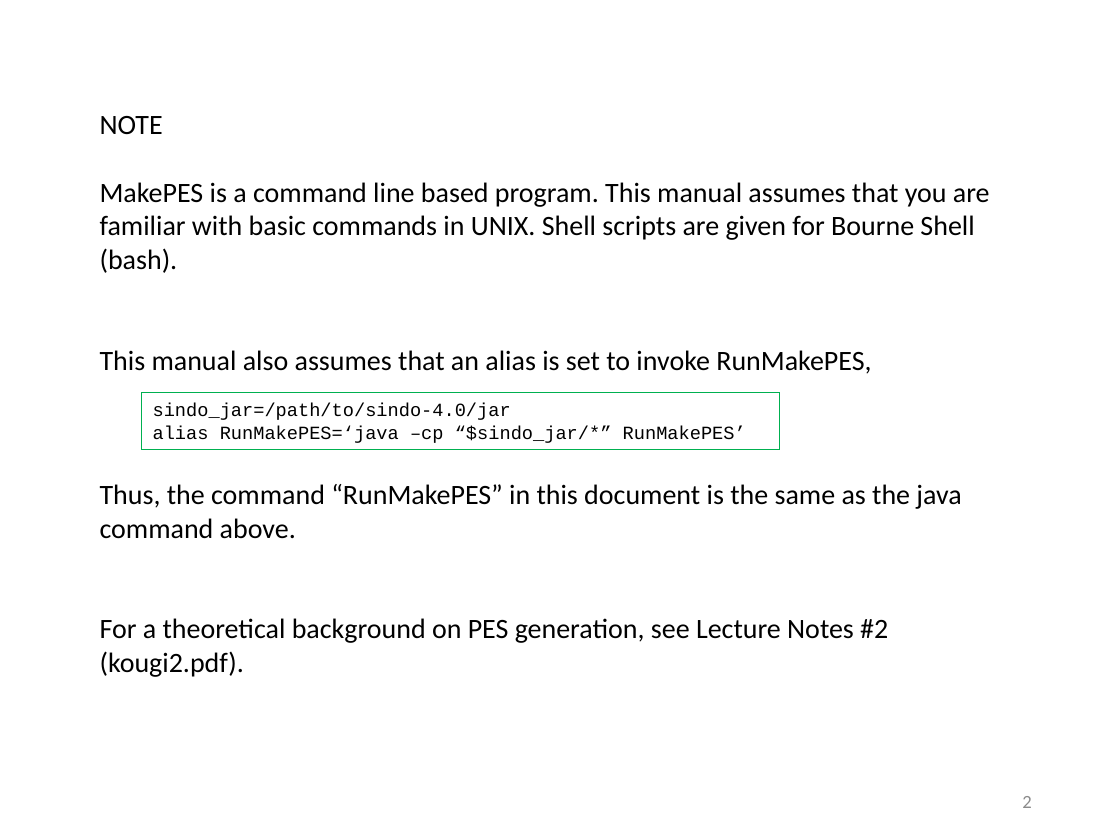
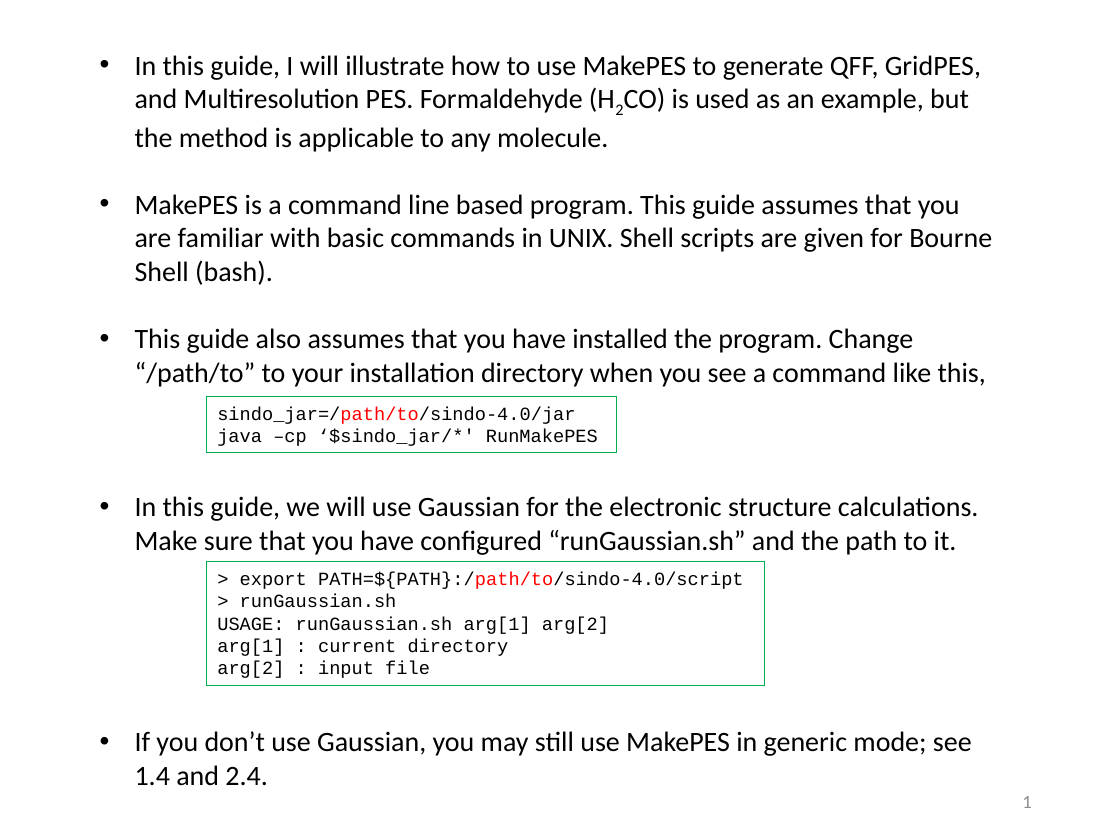
Before and after one commit to yagikiyoshi/sindo, a slide deck: slide 2 of doc/MakePES/usage_MakePES.pptx (slide 3 before the commit). Drawn at 1120x840 pixels with LibreOffice and Linux fonts; fonts in the diff are those of the drawing. Boxes give left, top, right and bottom in pixels: in the first picture for what was removed or moved away, otherwise in the second. Text is boxed around its words. In the diff, an @@ line names an element or a change of style, - is before the commit and + after.

Commit message:
update usage for MakePES

```diff
--- a/doc/MakePES/usage_MakePES.pptx
+++ b/doc/MakePES/usage_MakePES.pptx
@@ text at <box>135,55,992,786</box>: text changed @@
-NOTE
-MakePES is a command line based program. This manual assumes that you are familiar with basic commands in UNIX. Shell scripts are given for Bourne Shell (bash).
-This manual also assumes that an alias is set to invoke RunMakePES,
-Thus, the command “RunMakePES” in this document is the same as the java command above.
-For a theoretical background on PES generation, see Lecture Notes #2 (kougi2.pdf).
+• In this guide, I will illustrate how to use MakePES to generate QFF, GridPES, and Multiresolution PES. Formaldehyde (H2CO) is used as an example, but the method is applicable to any molecule.
+• MakePES is a command line based program. This guide assumes that you are familiar with basic commands in UNIX. Shell scripts are given for Bourne Shell (bash).
+• This guide also assumes that you have installed the program. Change “/path/to” to your installation directory when you see a command like this,
+• In this guide, we will use Gaussian for the electronic structure calculations. Make sure that you have configured “runGaussian.sh” and the path to it.
+• If you don’t use Gaussian, you may still use MakePES in generic mode; see 1.4 and 2.4.
@@ rectangle "sindo_jar=/path/to/sindo-4.0/jar": place and size @@
-rectangle "sindo_jar=/path/to/sindo-4.0/jar" at <box>141,393,778,449</box>
+rectangle "sindo_jar=/path/to/sindo-4.0/jar" at <box>206,396,616,452</box>
@@ text in rectangle at <box>217,407,575,424</box>: text colour #000000 to #FF0000 in "sindo_jar=/path/to/sindo-4.0/jar" @@
@@ text in rectangle at <box>217,429,598,446</box>: text changed @@
-alias RunMakePES=‘java –cp “$sindo_jar/*” RunMakePES’
+java –cp ‘$sindo_jar/*' RunMakePES
@@ rectangle added at <box>206,561,764,685</box>, outline #00B050 0.75 pt, 12 pt, text #000000 @@
+> export PATH=${PATH}:/path/to/sindo-4.0/script
+> runGaussian.sh
+USAGE: runGaussian.sh arg[1] arg[2]
+arg[1] : current directory
+arg[2] : input file
@@ page number at <box>1022,796,1031,808</box>: text changed @@
-2
+1
```
Also in this commit, not shown: 33 other slides changed, 10 slides added, 5 slides removed, 1 other file.
